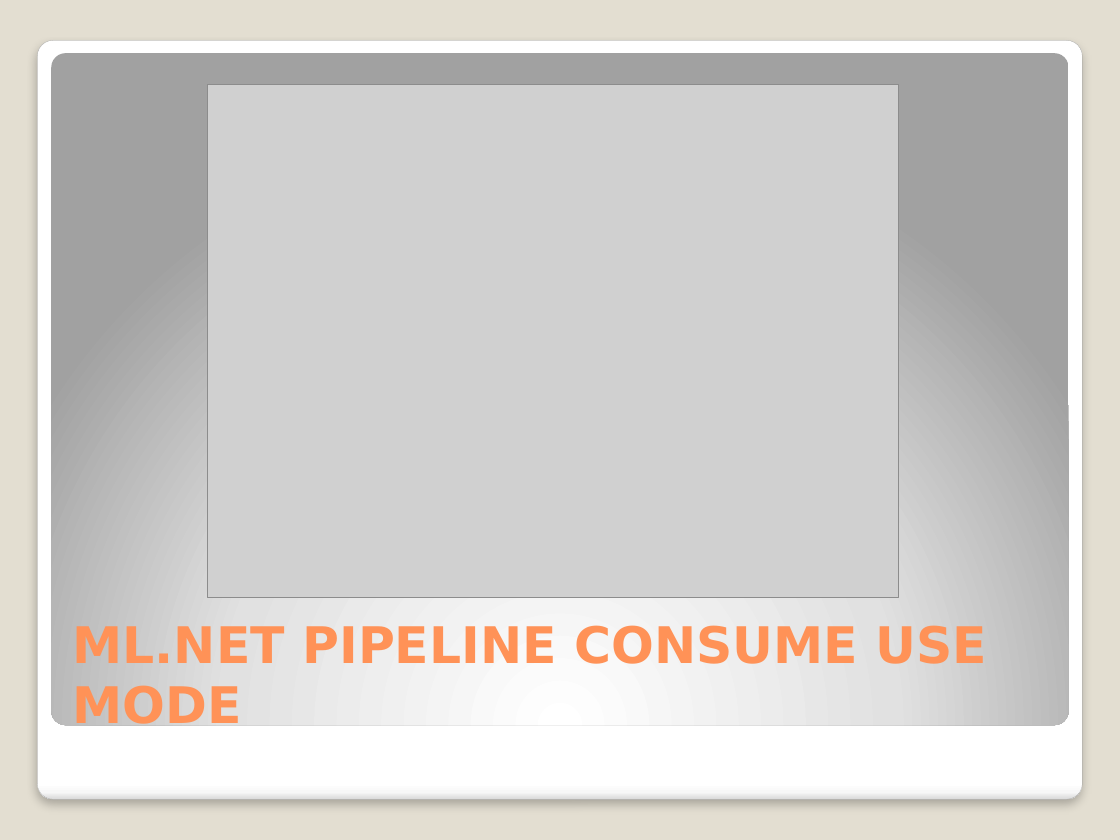
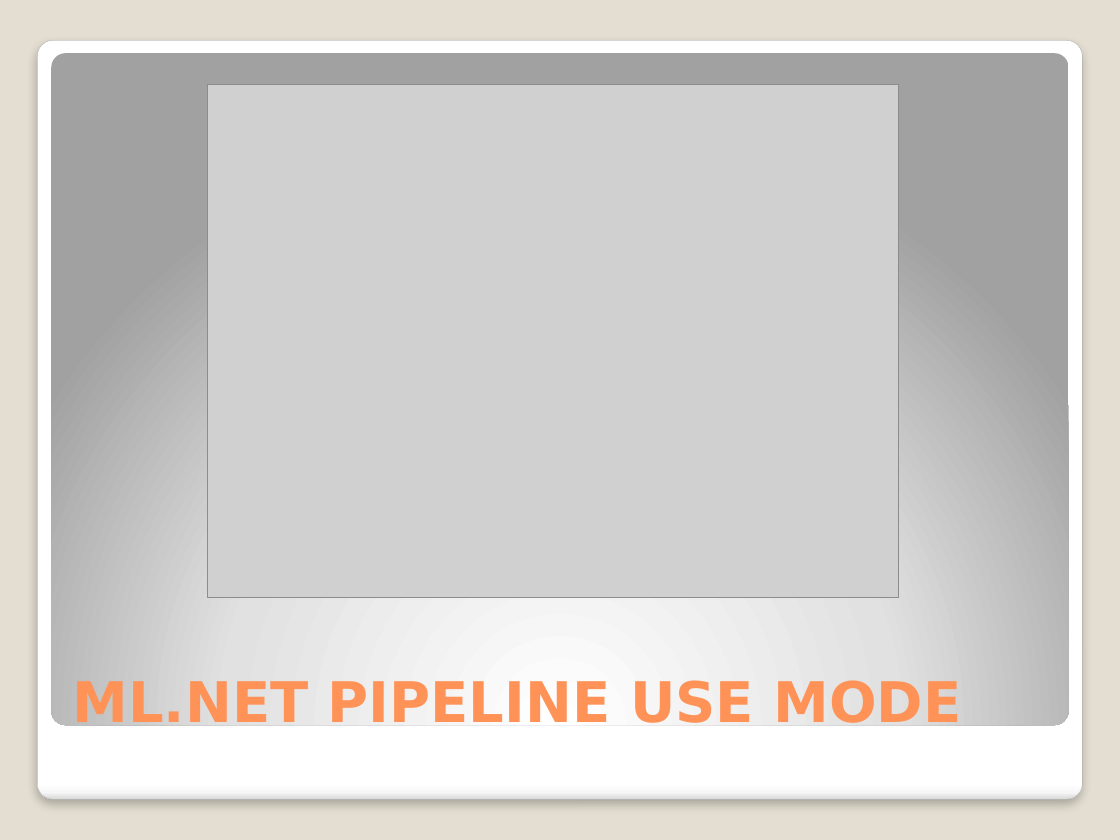
Before and after one commit to djkormo/mlnet-cli, a slide deck: slide 27 of presentation/Machine learning in Azure without Python.pptx. Drawn at 1120x840 pixels with LibreOffice and Linux fonts; fonts in the diff are those of the drawing; grey boxes stand for pictures. Boxes give left, top, right and bottom in pixels: in the first picture for what was removed or moved away, otherwise in the second. Text is boxed around its words. In the diff, an @@ line names an element or a change of style, - is before the commit and + after.

```diff
--- a/presentation/Machine learning in Azure without Python.pptx
+++ b/presentation/Machine learning in Azure without Python.pptx
@@ title at [73, 676, 962, 733]: text changed; size 32.4 to 36 pt @@
-ML.NET PIPELINE CONSUME USE MODE
+ML.NET PIPELINE USE MODE
```
Also in this commit, not shown: 5 other slides changed.
